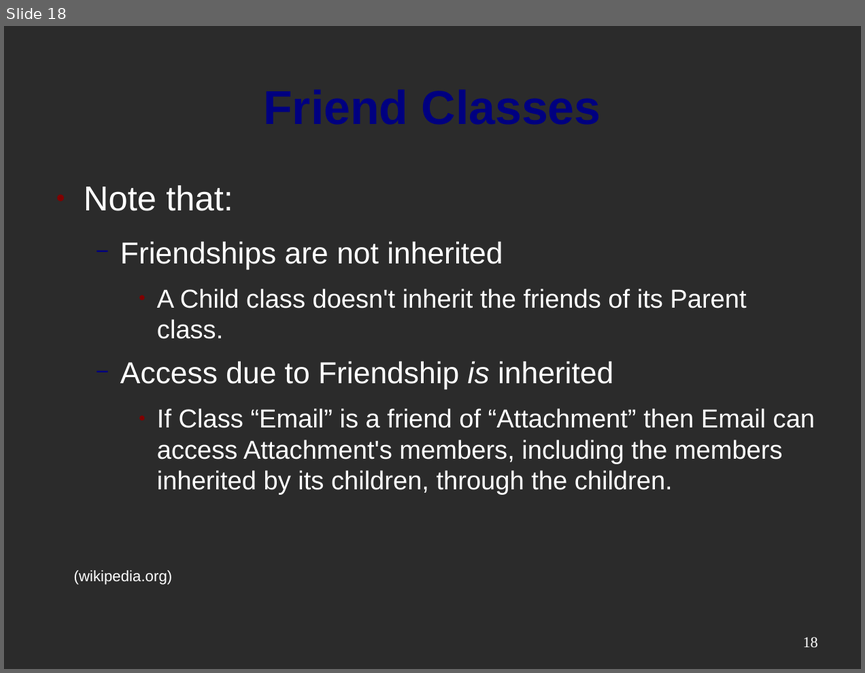
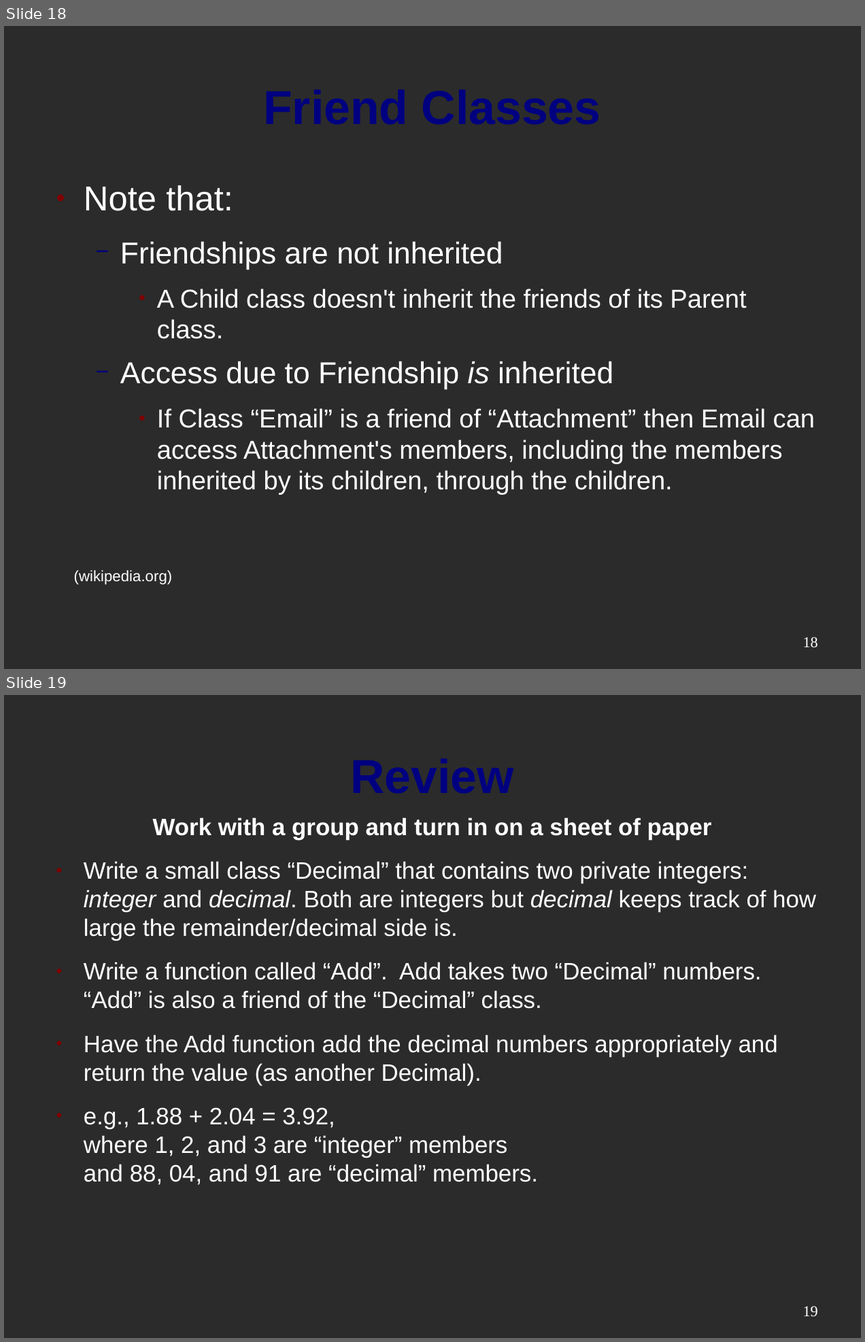
Before and after one commit to mactwist555/CPP-Course, a slide deck: Lecture/08 Friends and Operator Overloading/1 Friends.odp. Shown one above the other, each under a label of ours: slide 18 before the commit, slides 18 and 19 after it. The pictures are 865x673 and 865x1342 pixels, drawn with LibreOffice and Linux fonts; fonts in the diff are those of the drawing; background and template pictures are left out; a plain dark background stands for a picture behind light text. Boxes give left, top, right and bottom in pixels: in the first picture for what was removed or moved away, otherwise in the second. Text is boxed around its words. In the diff, an @@ line names an element or a change of style, - is before the commit and + after.

Commit message:
Added review assignment

```diff
--- a/Lecture/08 Friends and Operator Overloading/1 Friends.odp
+++ b/Lecture/08 Friends and Operator Overloading/1 Friends.odp
@@ slide 19 added at bbox=[4, 695, 861, 1338], background picture (left out) @@
@@ title added at bbox=[47, 721, 818, 828], 44 pt, text #000080, bold @@
+Review
@@ text added at bbox=[84, 817, 816, 1185], 22 pt, text #FFFFFF @@
+Work with a group and turn in on a sheet of paper
+● Write a small class “Decimal” that contains two private integers: integer and decimal. Both are integers but decimal keeps track of how large the remainder/decimal side is.
+● Write a function called “Add”. Add takes two “Decimal” numbers. “Add” is also a friend of the “Decimal” class.
+● Have the Add function add the decimal numbers appropriately and return the value (as another Decimal).
+● e.g., 1.88 + 2.04 = 3.92,
+  where 1, 2, and 3 are “integer” members
+  and 88, 04, and 91 are “decimal” members.
@@ page number added at bbox=[803, 1306, 818, 1316], 14 pt, text #FFFFFF @@
+19
```
Also in this commit, not shown: 1 other file.
